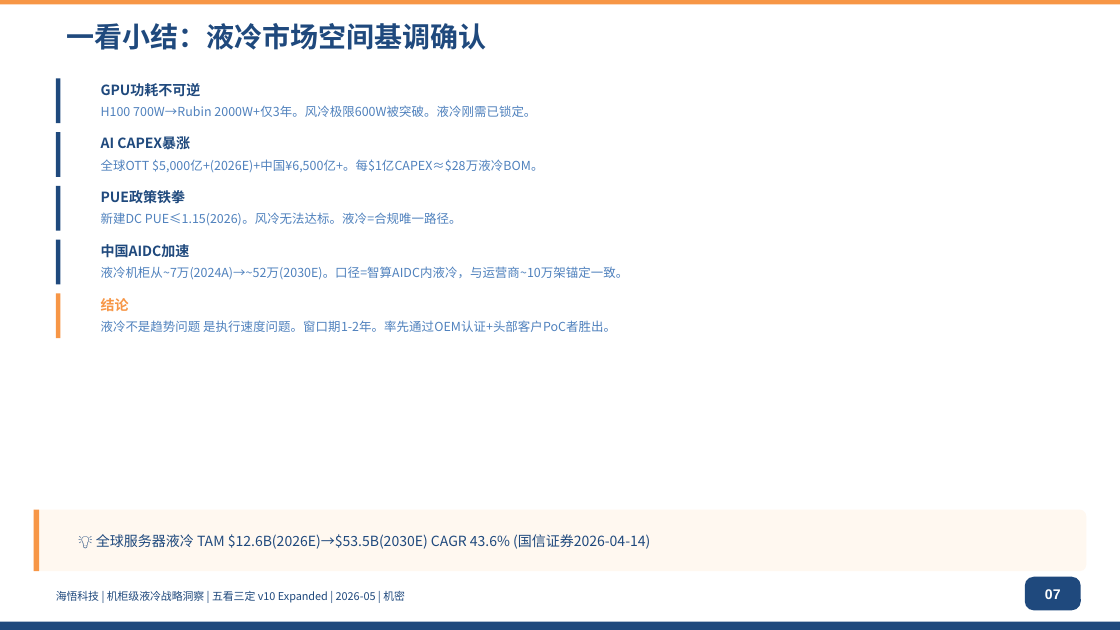
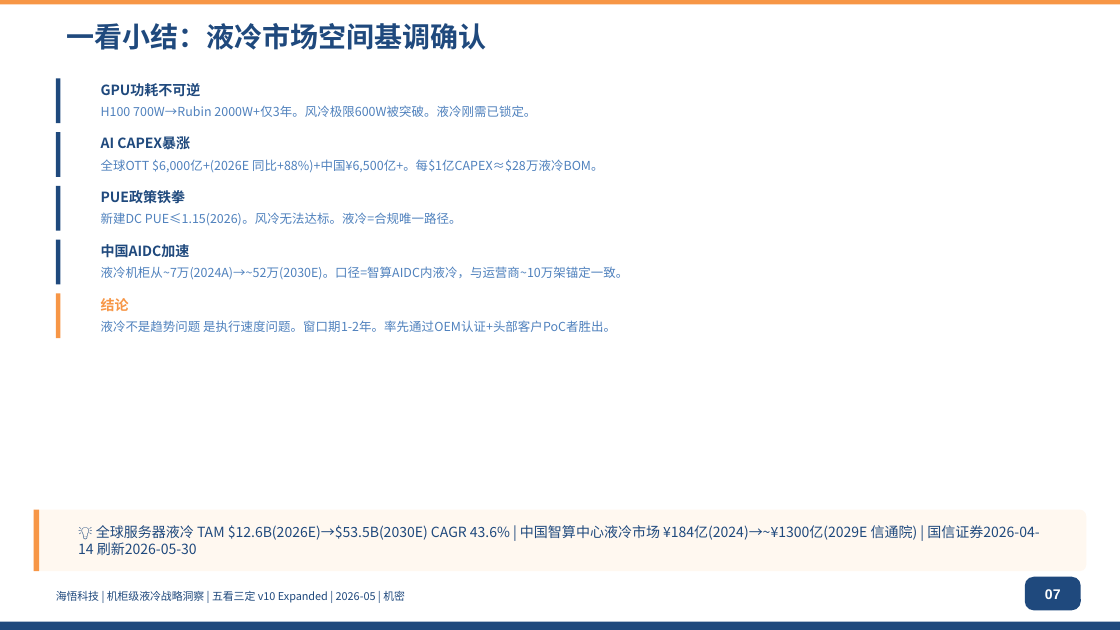
Before and after one commit to marshall9900/liquid-cooling-ecosystem, a slide deck: slide 7 of analysis/liquid-cooling/ppt/v10-compact/output/海悟液冷五看三定-v10-Compact.pptx. Drawn at 1120x630 pixels with LibreOffice and Linux fonts; fonts in the diff are those of the drawing. Boxes give left, top, right and bottom in pixels: in the first picture for what was removed or moved away, otherwise in the second. Text is boxed around its words. In the diff, an @@ line names an element or a change of style, - is before the commit and + after.

Commit message:
feat: PPT双版数据刷新 2026-05-30 — 市场规模/CAPEX/功率/战略框架更新(v10+R4)
v10-compact (11 slides modified):
- s001/s002/s076: 封面+目录+致谢 刷新日期
- s004: GPU功耗表 新增NVL576 600KW+TPU V8 1300W
- s005: 单柜功率峰值 400kW→600kW
- s007: OTT CAPEX $5,000亿→$6,000亿 补充中国液冷市场¥1300亿
- s008: 一看章节源标注刷新
- s013: OTT总结 补充Google TPU V8+Anthropic $36B融资
- s017: 昇腾芯片 insight行补充TPU V8 1300W参考
- s029: TAM/SAM 补充中国液冷服务器$23.7亿→¥162亿
- s031: 全球DC标杆 Google TPU V7→V7/V8 补充融资数据
- s037/s047: 竞争全景+总结 全产业链能力→准入门槛
- s063: 定战略 新增韬(τ)定律+三大催化赛道+黄金窗口
- s075: 核心结论 市场数据刷新+韬定律+三大催化赛道

v9-expanded-r4 (12 slides modified):
- s001/s002/s003/s005/s008: 封面+目录+方法论+市场+章节页 刷新
- s004: GPU功耗表 同v10
- s007: 一看小结 同v10
- s018: OTT总结 同v10 s013
- s022: 昇腾芯片 同v10 s017
- s042: TAM/SAM 同v10 s029
- s044: 全球DC标杆 同v10 s031
- s051: 竞争全景 同v10 s037
- s069: 三看总结 同v10 s047
- s083: 定战略 同v10 s063
- s087: 战略定位深度 三大催化赛道+窗口
- s100: 核心结论 同v10 s075

编译结果: ✅ v10-compact 3.4MB ✅ v9-expanded-r4 4.1MB

```diff
--- a/analysis/liquid-cooling/ppt/v10-compact/output/海悟液冷五看三定-v10-Compact.pptx
+++ b/analysis/liquid-cooling/ppt/v10-compact/output/海悟液冷五看三定-v10-Compact.pptx
@@ text at (101,159,604,172): text changed @@
-全球OTT $5,000亿+(2026E)+中国¥6,500亿+。每$1亿CAPEX≈$28万液冷BOM。
+全球OTT $6,000亿+(2026E 同比+88%)+中国¥6,500亿+。每$1亿CAPEX≈$28万液冷BOM。
@@ text at (78,525,1039,555): text changed @@
-💡 全球服务器液冷 TAM $12.6B(2026E)→$53.5B(2030E) CAGR 43.6% (国信证券2026-04-14)
+💡 全球服务器液冷 TAM $12.6B(2026E)→$53.5B(2030E) CAGR 43.6% | 中国智算中心液冷市场 ¥184亿(2024)→~¥1300亿(2029E 信通院) | 国信证券2026-04-14 刷新2026-05-30
```
Also in this commit, not shown: 12 other slides changed, 32 other files.
